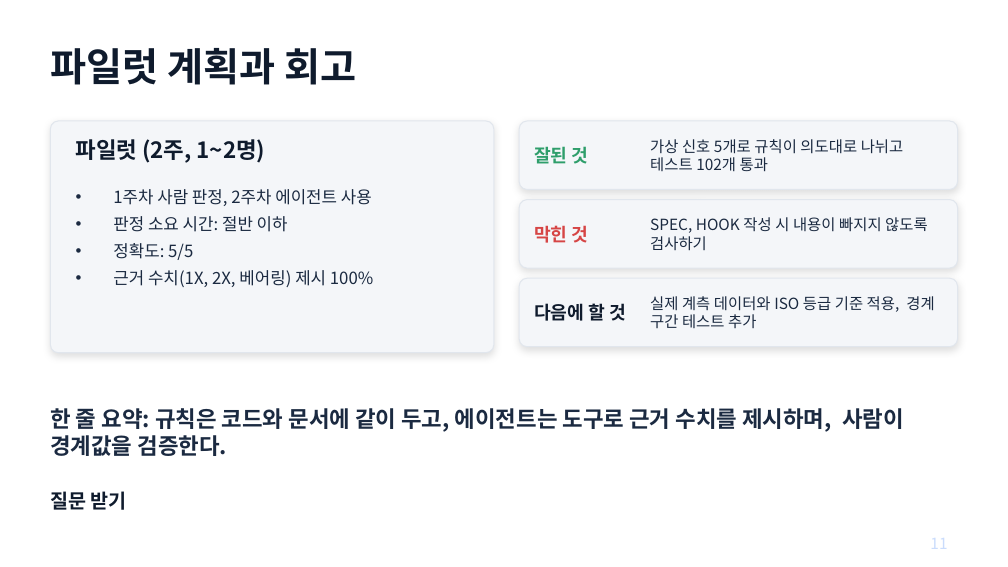
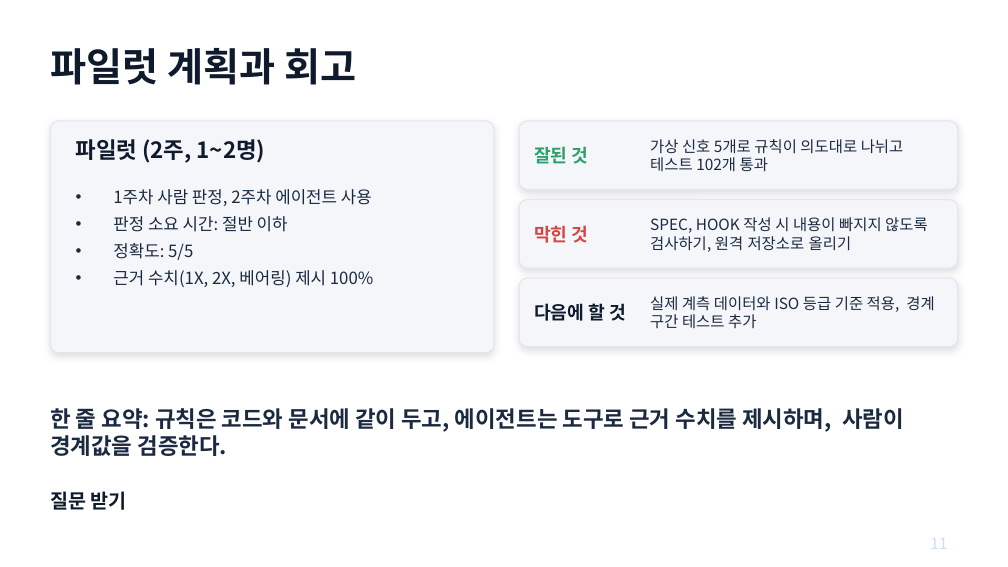
Before and after one commit to njpark22-eng/test, a slide deck: slide 11 of vibe-agent-demo-1.pptx. Drawn at 1008x567 pixels with LibreOffice and Linux fonts; fonts in the diff are those of the drawing. Boxes give left, top, right and bottom in pixels: in the first picture for what was removed or moved away, otherwise in the second. Text is boxed around its words. In the diff, an @@ line names an element or a change of style, - is before the commit and + after.

```diff
--- a/vibe-agent-demo-1.pptx
+++ b/vibe-agent-demo-1.pptx
@@ text at box(650, 217, 928, 252): text changed @@
-SPEC, HOOK 작성 시 내용이 빠지지 않도록 검사하기
+SPEC, HOOK 작성 시 내용이 빠지지 않도록 검사하기, 원격 저장소로 올리기
```
Also in this commit, not shown: 2 other slides changed.
